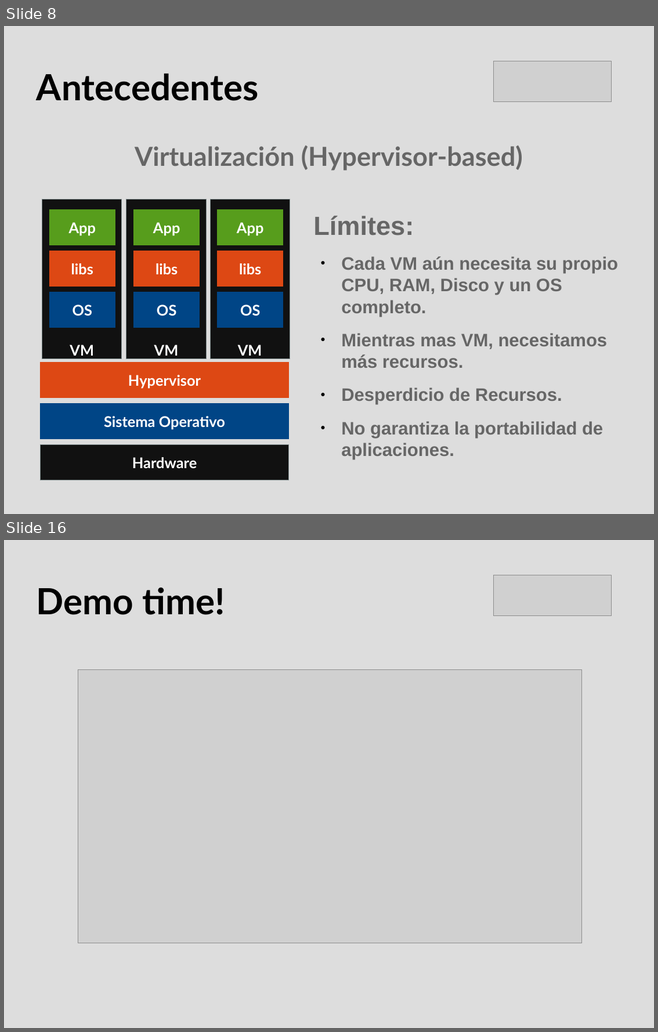
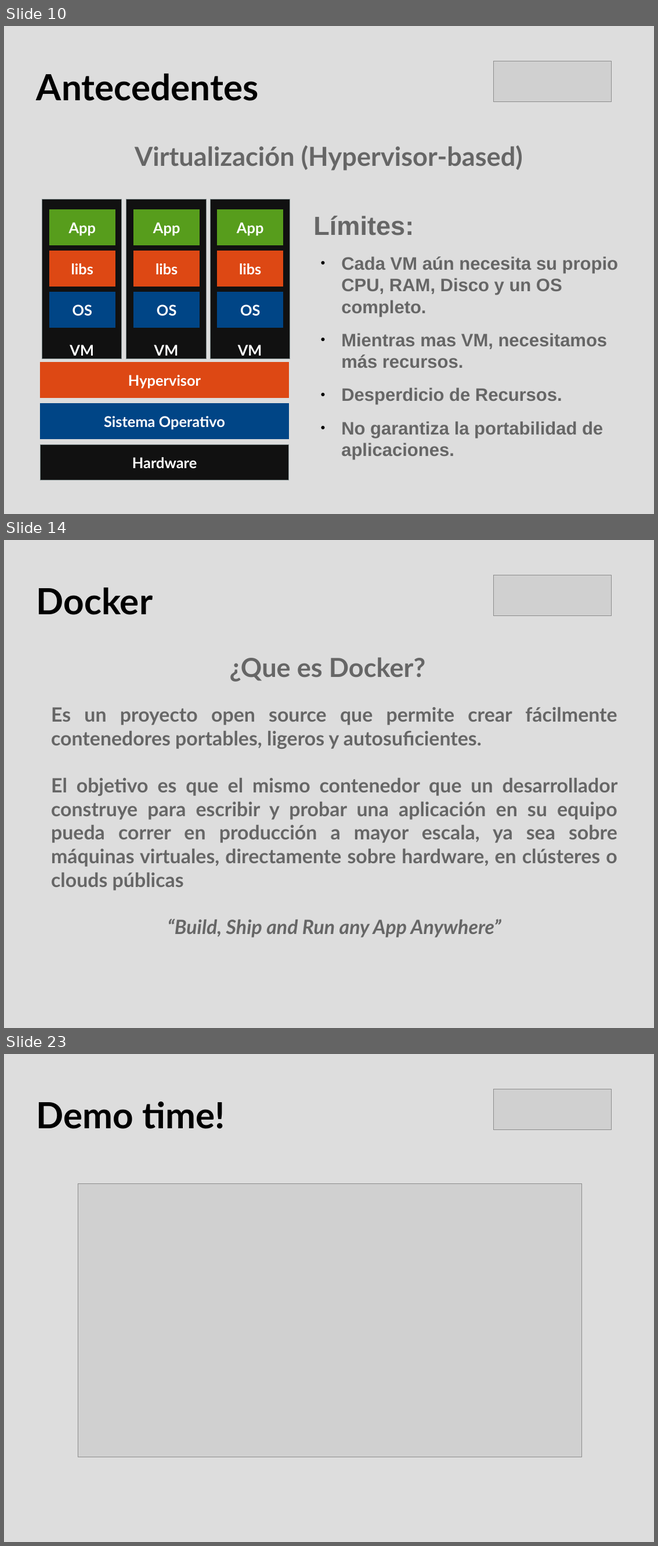
Before and after one commit to hdortiz/docker_rocc2015, a slide deck: presentacion.odp. Shown one above the other, each under a label of ours: slides 8 and 16 before the commit, slides 10, 14 and 23 after it; the slides between them are not shown. The pictures are 658x1032 and 658x1546 pixels, drawn with LibreOffice and Linux fonts; fonts in the diff are those of the drawing; grey boxes stand for pictures. Boxes give left, top, right and bottom in pixels: in the first picture for what was removed or moved away, otherwise in the second. Text is boxed around its words. In the diff, an @@ line names an element or a change of style, - is before the commit and + after.

Commit message:
Se agregaron diapositivas explicando los componentes y conceptos de docker como imagenes, contenedores, repositorios, docker hub, docker machine, docker compose, docker swarm

```diff
--- a/presentacion.odp
+++ b/presentacion.odp
@@ slide 14 added at bbox=[4, 540, 654, 1028], background #DDDDDD @@
@@ title added at bbox=[36, 588, 152, 615], 44 pt, text #000000, bold @@
+Docker
@@ picture added at bbox=[494, 575, 611, 616] @@
@@ text added at bbox=[230, 657, 426, 682], 32 pt, text #666666, bold @@
+¿Que es Docker?
@@ text added at bbox=[51, 707, 618, 937], 24 pt, text #666666, bold @@
+Es un proyecto open source que permite crear fácilmente contenedores portables, ligeros y autosuficientes.
+El objetivo es que el mismo contenedor que un desarrollador construye para escribir y probar una aplicación en su equipo pueda correr en producción a mayor escala, ya sea sobre máquinas virtuales, directamente sobre hardware, en clústeres o clouds públicas
+“Build, Ship and Run any App Anywhere”
@@ what was slide 8 is now slide 10 @@
@@ what was slide 16 is now slide 23 @@
```
Also in this commit, not shown: 7 slides changed, 9 other slides added, 3 slides removed, 3 other files.
